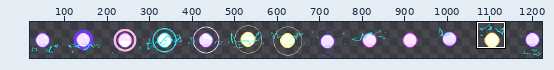
File history of a pixel-art file, effects/laser_emit.aseprite. Above, an overview of the earlier version with the close-up marked.
Close-up. Before the commit:
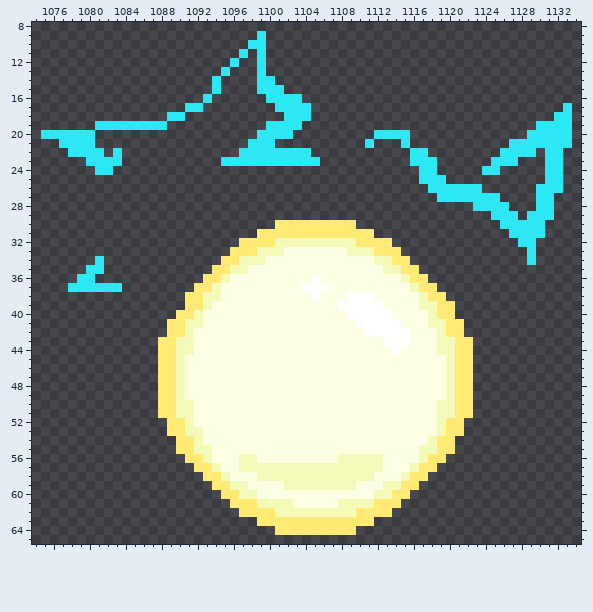
2048x512 pixels, 1 frame. Colours within 5 levels of each other are drawn and written as one. Shown: x 1074..1134, y 8..65. The wide view leaves out empty margins. The commit also changed other parts of the picture, which this record leaves out.
After the commit:
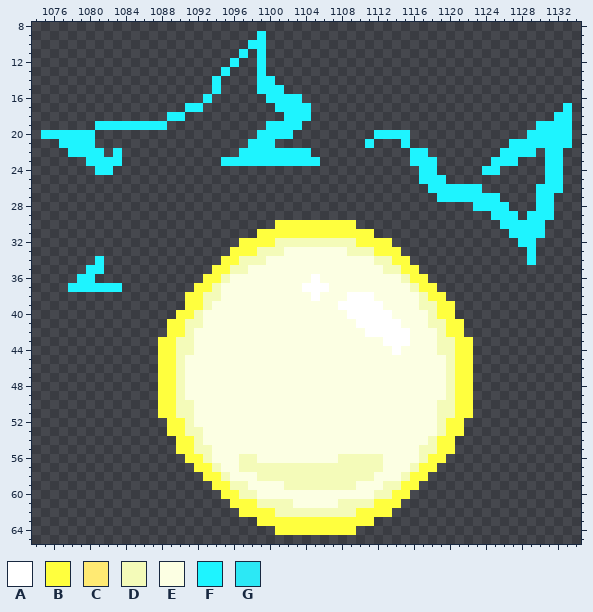
Palette (. is transparent): A #ffffff  B #ffff3e  C #ffea73  D #f4fbb9  E #fcffe3  F #1ef4ff  G #2ce8f5
Difference:
@@ x 1074..1134 @@
  8 .............................................................
- 9 .........................G...................................
-10 ........................GG...................................
-11 .......................G.G...................................
-12 ......................G..G...................................
-13 .....................G...G...................................
-14 ....................G....GG..................................
-15 ....................G....GGG.................................
-16 ...................G......GGGG...............................
-17 .................GG........GGGG............................G.
-18 ...............GG...........GGG...........................GG.
-19 .......GGGGGGGG...........GGGG..........................GGGG.
-20 .GGGGGG..................GGGG.........GGGG.............GGGGG.
-21 ...GGGG.................GGG..........G...G...........GGGGGGG.
-22 ....GGGG.G.............GGGGGGGG...........GG........GGGG.GG..
-23 ......GGGG...........GGGGGGGGGGG..........GGG......GGG...GG..
-24 .......GG..................................GG.....GG.....GG..
-25 ...........................................GGG...........GG..
-26 ............................................GGGGGG......GGG..
-27 .............................................GGGGGGG....GG...
-28 .................................................GGGG...GG...
-29 ...................................................GGG.GGG...
-30 ...........................CCCCCCCCC................GGGGG....
-31 .........................CCCCCCCCCCCCC...............GGGG....
-32 .......................CCCCDDDDDDDDDCCCC..............GG.....
-33 ......................CCCDDDEEEEEEEDDDCCC..............G.....
-34 .......G.............CCDDDEEEEEEEEEEEEDDCC.............G.....
-35 ......GG............CCDDEEEEEEEEEEEEEEEDDCC..................
-36 .....GG............CCDEEEEEEEEEAEEEEEEEEEDCC.................
-37 ....GGGGGG........CCDEEEEEEEEEAAAEEEEEEEEEDCC................
-38 .................CCDDEEEEEEEEEEAEEEAAAEEEEEDCC...............
-39 .................CCDEEEEEEEEEEEEEEAAAAAEEEEDDCC..............
-40 ................CCDEEEEEEEEEEEEEEEEAAAAAEEEEDCC..............
-41 ...............CCDDEEEEEEEEEEEEEEEEEAAAAAEEEDDCC.............
-42 ...............CCDEEEEEEEEEEEEEEEEEEEAAAAAEEEDCC.............
-43 ..............CCDDEEEEEEEEEEEEEEEEEEEEEAAAEEEDDCC............
-44 ..............CCDDEEEEEEEEEEEEEEEEEEEEEEAEEEEDDCC............
-45 ..............CCDEEEEEEEEEEEEEEEEEEEEEEEEEEEEEDCC............
-46 ..............CCDEEEEEEEEEEEEEEEEEEEEEEEEEEEEEDCC............
-47 ..............CCDEEEEEEEEEEEEEEEEEEEEEEEEEEEEEDCC............
-48 ..............CCDEEEEEEEEEEEEEEEEEEEEEEEEEEEEEDCC............
-49 ..............CCDEEEEEEEEEEEEEEEEEEEEEEEEEEEEEDCC............
-50 ..............CCDDEEEEEEEEEEEEEEEEEEEEEEEEEEEDDCC............
-51 ..............CCDDEEEEEEEEEEEEEEEEEEEEEEEEEEEDDCC............
-52 ...............CCDEEEEEEEEEEEEEEEEEEEEEEEEEEEDCC.............
-53 ...............CCDDEEEEEEEEEEEEEEEEEEEEEEEEEEDCC.............
-54 ................CCDEEEEEEEEEEEEEEEEEEEEEEEEEDCC..............
-55 ................CCDDEEEEEEEEEEEEEEEEEEEEEEEDDCC..............
-56 .................CCDEEEDDEEEEEEEEEDDDDDEEEEDCC...............
-57 ..................CCDEEDDDDDDDDDDDDDDDDEEEDCC................
-58 ...................CCDEEEDDDDDDDDDDDDDEEEDCC.................
-59 ....................CCDDEEEEDDDDDDDDEEEDDCC..................
-60 .....................CCDDEEEEEEEEEEEEEDDCC...................
-61 ......................CCCDDDDEEEEEDDDDCCC....................
-62 .......................CCCCDDDDDDDDDCCCC.....................
-63 .........................CCCCCCCCCCCCC.......................
-64 ...........................CCCCCCCCC.........................
+ 9 .........................F...................................
+10 ........................FF...................................
+11 .......................F.F...................................
+12 ......................F..F...................................
+13 .....................F...F...................................
+14 ....................F....FF..................................
+15 ....................F....FFF.................................
+16 ...................F......FFFF...............................
+17 .................FF........FFFF............................F.
+18 ...............FF...........FFF...........................FF.
+19 .......FFFFFFFF...........FFFF..........................FFFF.
+20 .FFFFFF..................FFFF.........FFFF.............FFFFF.
+21 ...FFFF.................FFF..........F...F...........FFFFFFF.
+22 ....FFFF.F.............FFFFFFFF...........FF........FFFF.FF..
+23 ......FFFF...........FFFFFFFFFFF..........FFF......FFF...FF..
+24 .......FF..................................FF.....FF.....FF..
+25 ...........................................FFF...........FF..
+26 ............................................FFFFFF......FFF..
+27 .............................................FFFFFFF....FF...
+28 .................................................FFFF...FF...
+29 ...................................................FFF.FFF...
+30 ...........................BBBBBBBBB................FFFFF....
+31 .........................BBBBBBBBBBBBB...............FFFF....
+32 .......................BBBBDDDDDDDDDBBBB..............FF.....
+33 ......................BBBDDDEEEEEEEDDDBBB..............F.....
+34 .......F.............BBDDDEEEEEEEEEEEEDDBB.............F.....
+35 ......FF............BBDDEEEEEEEEEEEEEEEDDBB..................
+36 .....FF............BBDEEEEEEEEEAEEEEEEEEEDBB.................
+37 ....FFFFFF........BBDEEEEEEEEEAAAEEEEEEEEEDBB................
+38 .................BBDDEEEEEEEEEEAEEEAAAEEEEEDBB...............
+39 .................BBDEEEEEEEEEEEEEEAAAAAEEEEDDBB..............
+40 ................BBDEEEEEEEEEEEEEEEEAAAAAEEEEDBB..............
+41 ...............BBDDEEEEEEEEEEEEEEEEEAAAAAEEEDDBB.............
+42 ...............BBDEEEEEEEEEEEEEEEEEEEAAAAAEEEDBB.............
+43 ..............BBDDEEEEEEEEEEEEEEEEEEEEEAAAEEEDDBB............
+44 ..............BBDDEEEEEEEEEEEEEEEEEEEEEEAEEEEDDBB............
+45 ..............BBDEEEEEEEEEEEEEEEEEEEEEEEEEEEEEDBB............
+46 ..............BBDEEEEEEEEEEEEEEEEEEEEEEEEEEEEEDBB............
+47 ..............BBDEEEEEEEEEEEEEEEEEEEEEEEEEEEEEDBB............
+48 ..............BBDEEEEEEEEEEEEEEEEEEEEEEEEEEEEEDBB............
+49 ..............BBDEEEEEEEEEEEEEEEEEEEEEEEEEEEEEDBB............
+50 ..............BBDDEEEEEEEEEEEEEEEEEEEEEEEEEEEDDBB............
+51 ..............BBDDEEEEEEEEEEEEEEEEEEEEEEEEEEEDDBB............
+52 ...............BBDEEEEEEEEEEEEEEEEEEEEEEEEEEEDBB.............
+53 ...............BBDDEEEEEEEEEEEEEEEEEEEEEEEEEEDBB.............
+54 ................BBDEEEEEEEEEEEEEEEEEEEEEEEEEDBB..............
+55 ................BBDDEEEEEEEEEEEEEEEEEEEEEEEDDBB..............
+56 .................BBDEEEDDEEEEEEEEEDDDDDEEEEDBB...............
+57 ..................BBDEEDDDDDDDDDDDDDDDDEEEDBB................
+58 ...................BBDEEEDDDDDDDDDDDDDEEEDBB.................
+59 ....................BBDDEEEEDDDDDDDDEEEDDBB..................
+60 .....................BBDDEEEEEEEEEEEEEDDBB...................
+61 ......................BBBDDDDEEEEEDDDDBBB....................
+62 .......................BBBBDDDDDDDDDBBBB.....................
+63 .........................BBBBBBBBBBBBB.......................
+64 ...........................BBBBBBBBB.........................
 65 .............................................................
Boxes around the changes in both close-ups, in picture pixels (x1, y1, x2, y2):
changed: (41, 31, 572, 535)
